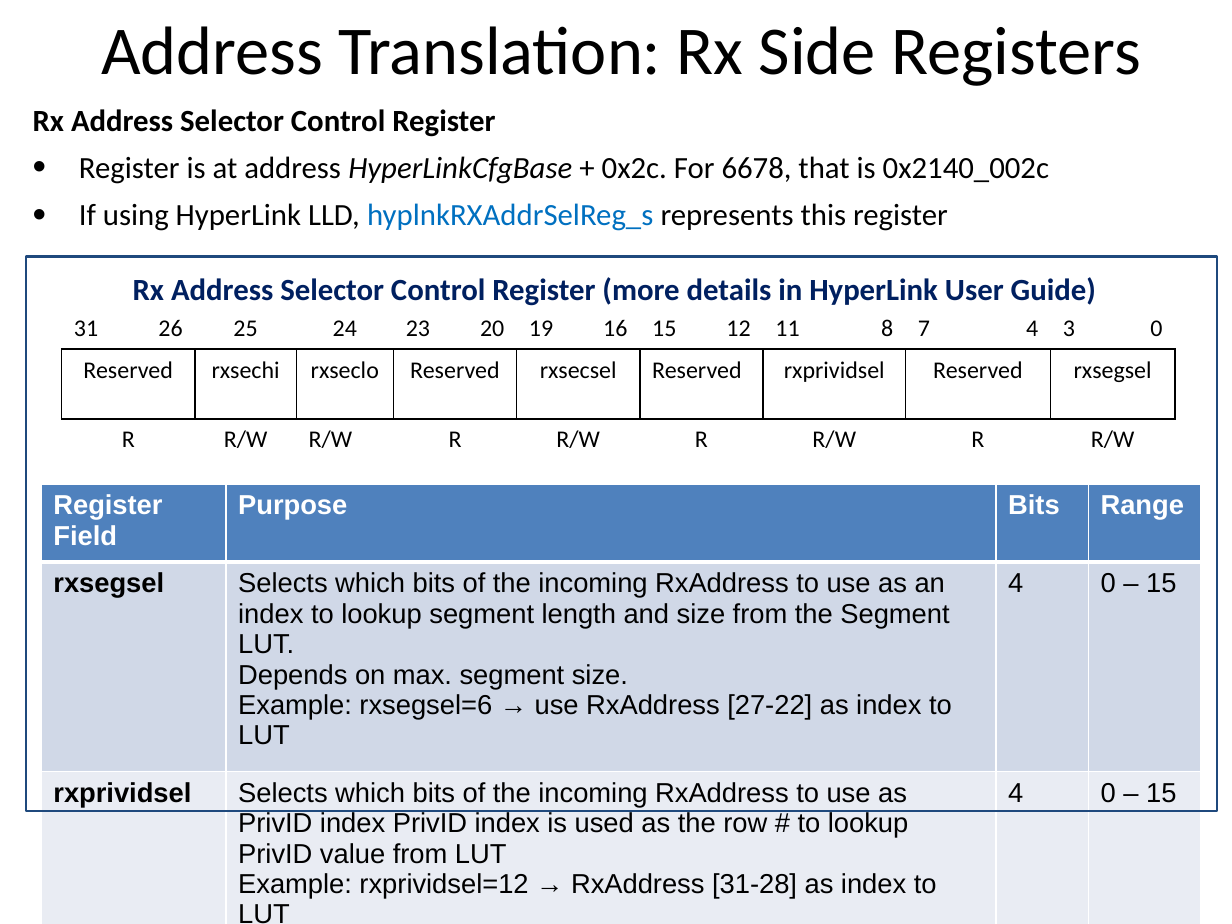
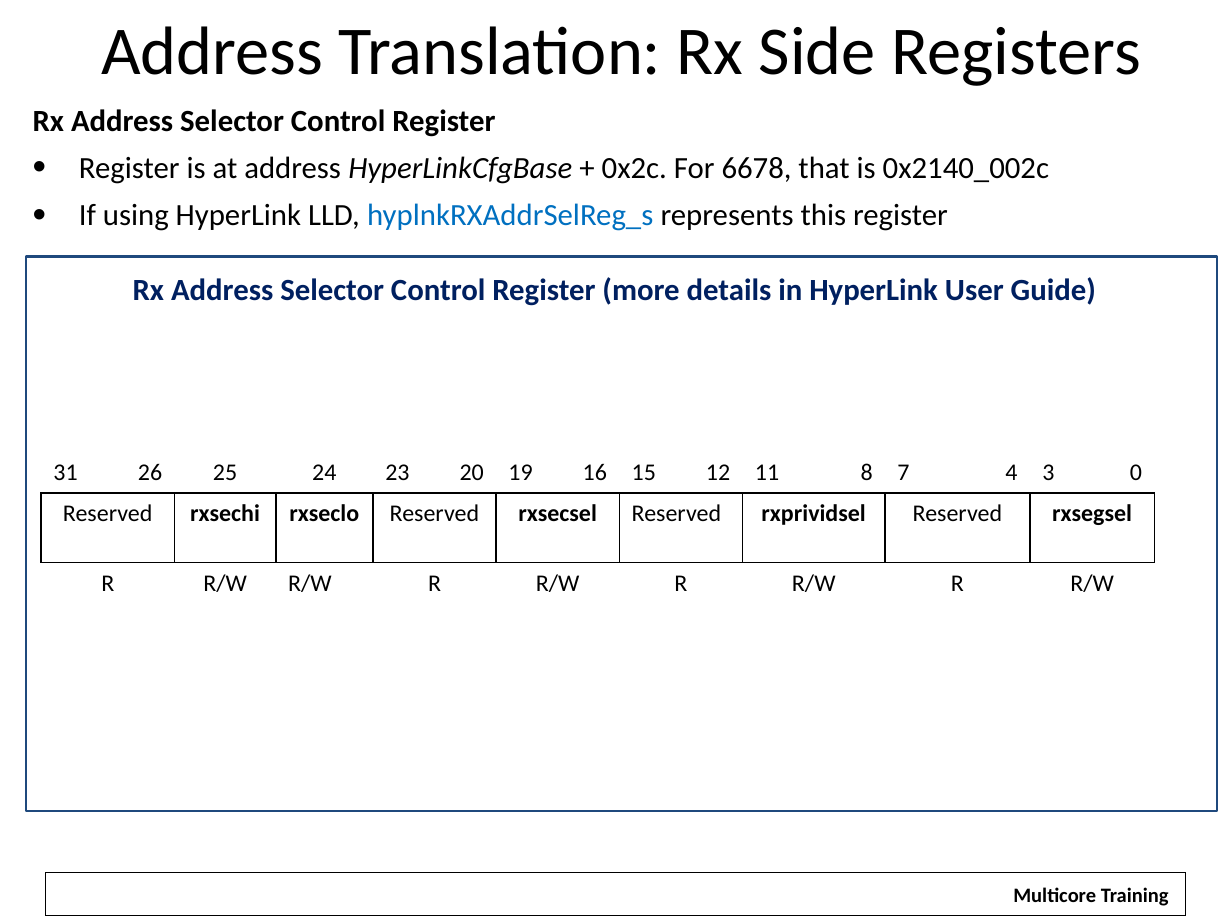
Before and after one commit to hari1989/keystone-workshop, a slide deck: slide 22 of slides/Intro to Hyperlink.pptx (slide 30 before the commit). Drawn at 1232x924 pixels with LibreOffice and Linux fonts; fonts in the diff are those of the drawing; background and template pictures are left out. Boxes give left, top, right and bottom in pixels: in the first picture for what was removed or moved away, otherwise in the second. Text is boxed around its words. In the diff, an @@ line names an element or a change of style, - is before the commit and + after.

```diff
--- a/slides/Intro to Hyperlink.pptx
+++ b/slides/Intro to Hyperlink.pptx
@@ table at <box>41,452,1154,614</box> @@
@@ bold on in "rxsechi", "rxseclo", "rxsecsel", "rxprividsel" and 1 more places @@
@@ table: place and size @@
-table at <box>62,308,1175,469</box>
+table at <box>41,452,1154,614</box>
@@ table removed at <box>41,484,1201,924</box>, 3 rows, 4 columns @@
-Register Field | Purpose | Bits | Range
-rxsegsel | Selects which bits of the incoming RxAddress to use as an index to lookup segment length and size from the Segment LUT. Depends on max. segment size. Example: rxsegsel=6 → use RxAddress [27-22] as index to LUT | 4 | 0 – 15
-rxprividsel | Selects which bits of the incoming RxAddress to use as PrivID index PrivID index is used as the row # to lookup PrivID value from LUT Example: rxprividsel=12 → RxAddress [31-28] as index to LUT | 4 | 0 – 15
```
Also in this commit, not shown: 15 other slides changed, 16 slides added, 11 slides removed.
